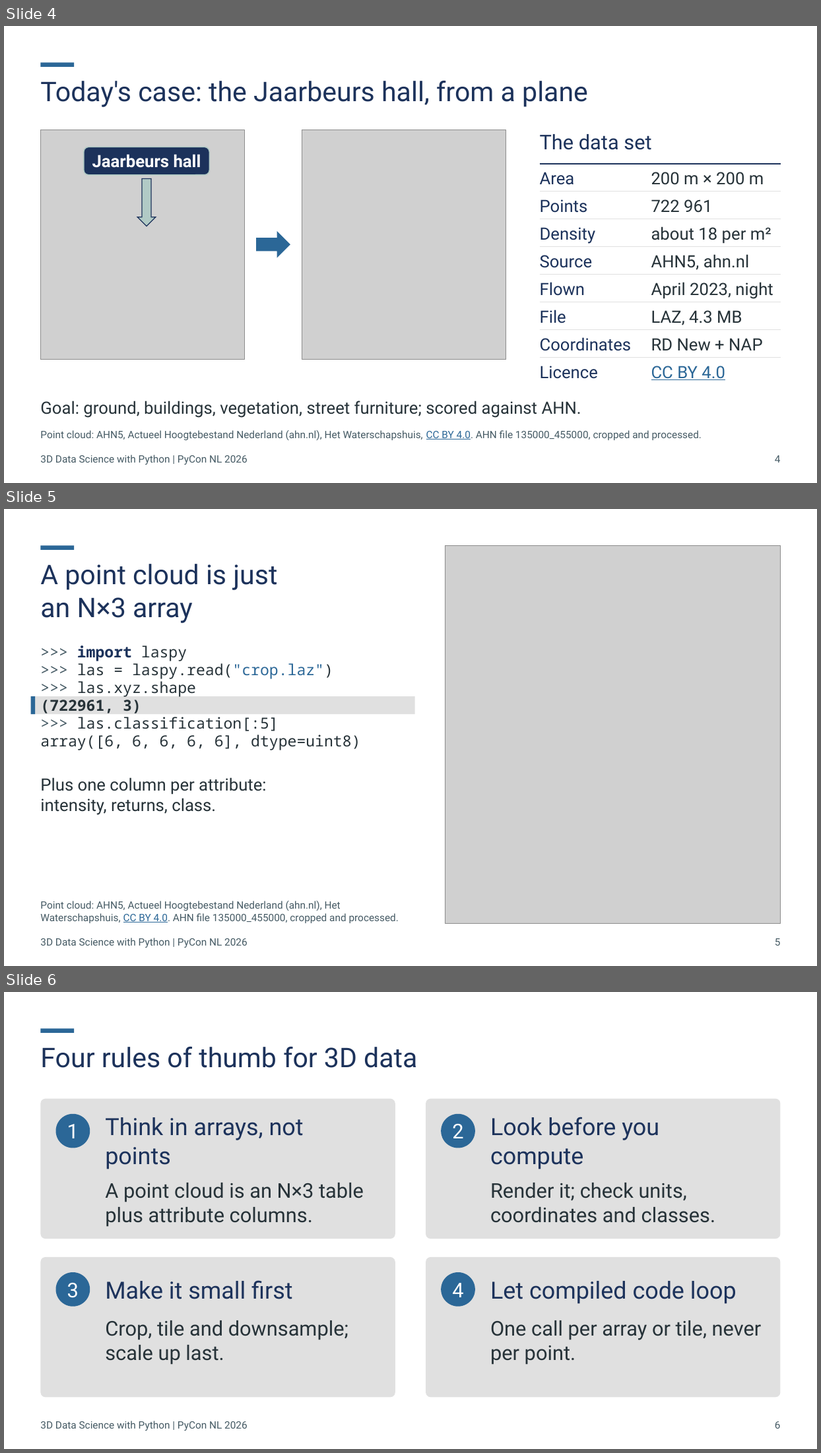
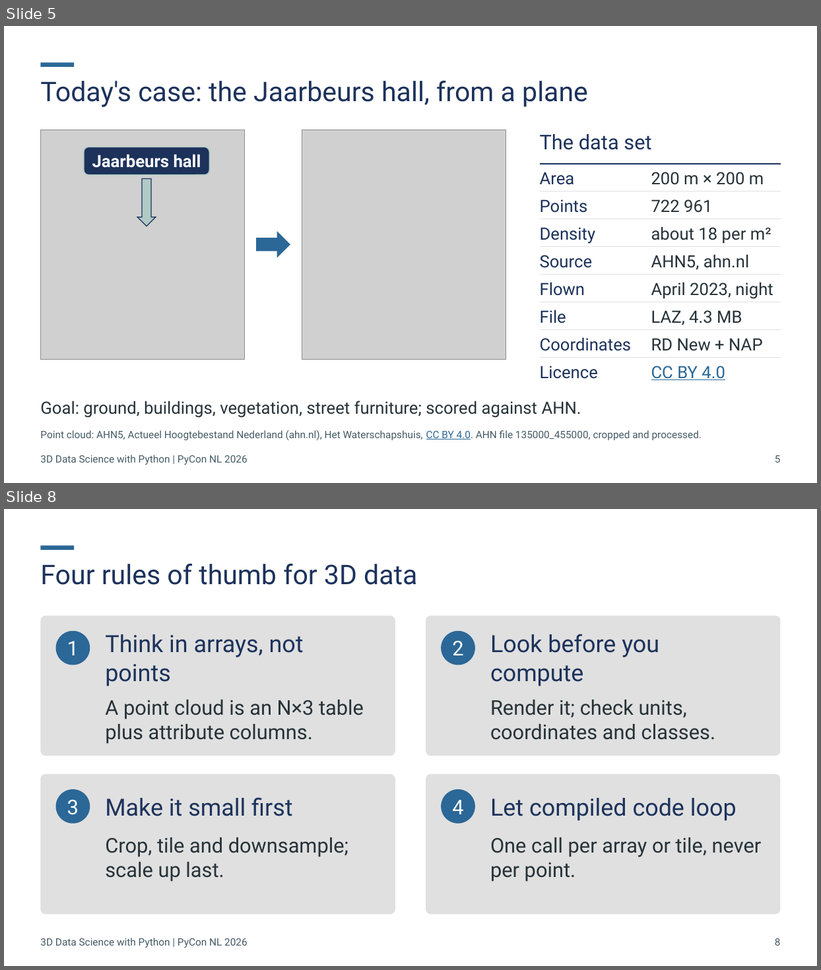
Before and after one commit to Sloppy1999/pycon-nl-2026-3d-data-science, a slide deck: deck/out/20261015_PyCon-NL_3D-Data-Science.pptx. Shown one above the other, each under a label of ours: slides 4, 5 and 6 before the commit, slides 5 and 8 after it; the slides between them are not shown. The pictures are 821x1453 and 821x970 pixels, drawn with LibreOffice and Linux fonts; fonts in the diff are those of the drawing; grey boxes stand for pictures. Boxes give left, top, right and bottom in pixels: in the first picture for what was removed or moved away, otherwise in the second. Text is boxed around its words. In the diff, an @@ line names an element or a change of style, - is before the commit and + after.

```diff
--- a/deck/out/20261015_PyCon-NL_3D-Data-Science.pptx
+++ b/deck/out/20261015_PyCon-NL_3D-Data-Science.pptx
@@ slide 5 removed at bbox=[4, 509, 817, 966], background #FFFFFF; not listed: 1 template element that a slide beside it also shows @@
@@ picture removed at bbox=[446, 545, 781, 923] @@
@@ title removed at bbox=[40, 564, 277, 623] @@
-A point cloud is just
-an N×3 array
@@ text removed at bbox=[40, 646, 360, 751] @@
->>> import laspy
->>> las = laspy.read("crop.laz")
->>> las.xyz.shape
-(722961, 3)
->>> las.classification[:5]
-array([6, 6, 6, 6, 6], dtype=uint8)
@@ rectangle removed at bbox=[31, 697, 415, 714] @@
@@ rectangle removed at bbox=[31, 697, 35, 714] @@
@@ text removed at bbox=[40, 778, 267, 815] @@
-Plus one column per attribute:
-intensity, returns, class.
@@ text removed at bbox=[40, 901, 399, 923] @@
-Point cloud: AHN5, Actueel Hoogtebestand Nederland (ahn.nl), Het Waterschapshuis, CC BY 4.0. AHN file 135000_455000, cropped and processed.
@@ text removed at bbox=[40, 938, 248, 949] @@
-3D Data Science with Python | PyCon NL 2026
@@ page number removed at bbox=[775, 939, 781, 946] @@
-5
@@ what was slide 4 is now slide 5 @@
@@ page number at bbox=[775, 456, 781, 463]: text changed @@
-4
+5
@@ what was slide 6 is now slide 8 @@
@@ page number at bbox=[775, 939, 781, 946]: text changed @@
-6
+8
```
Also in this commit, not shown: 17 slides changed, 2 slides added, 1 other slide removed, 17 other files.
